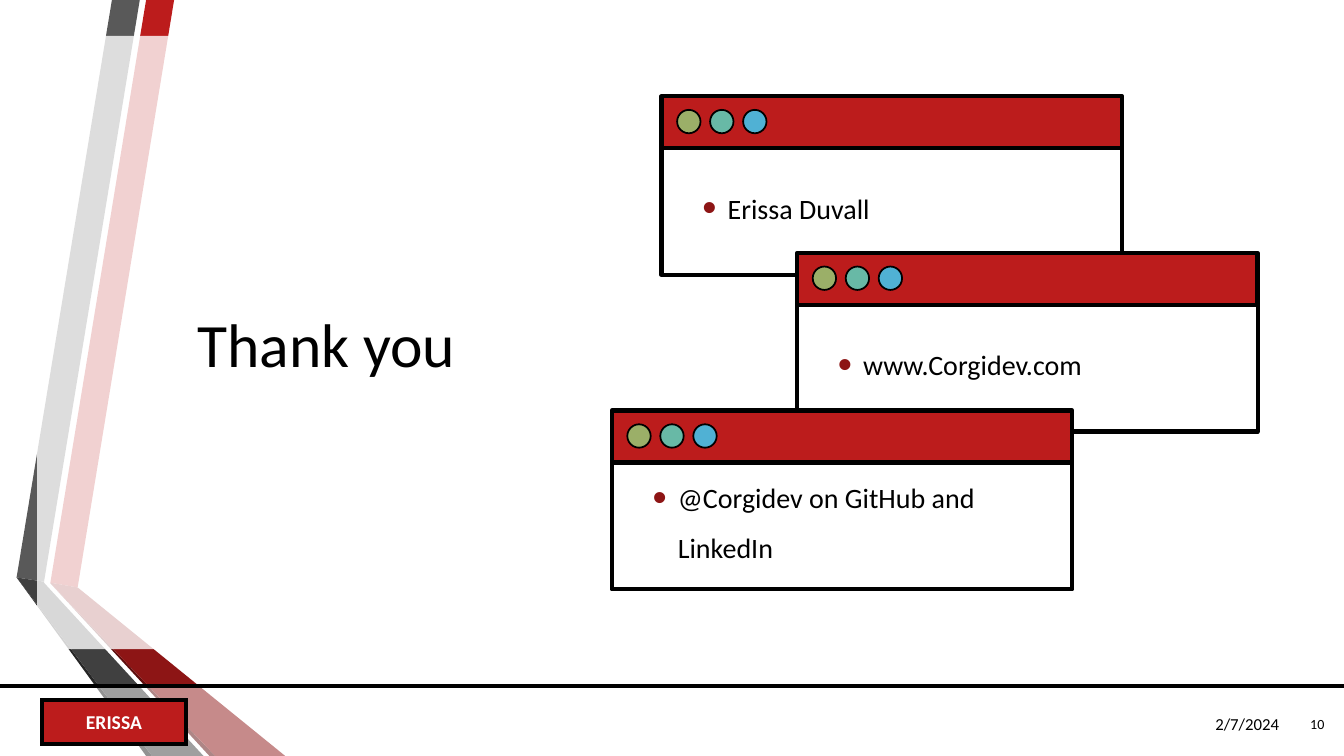
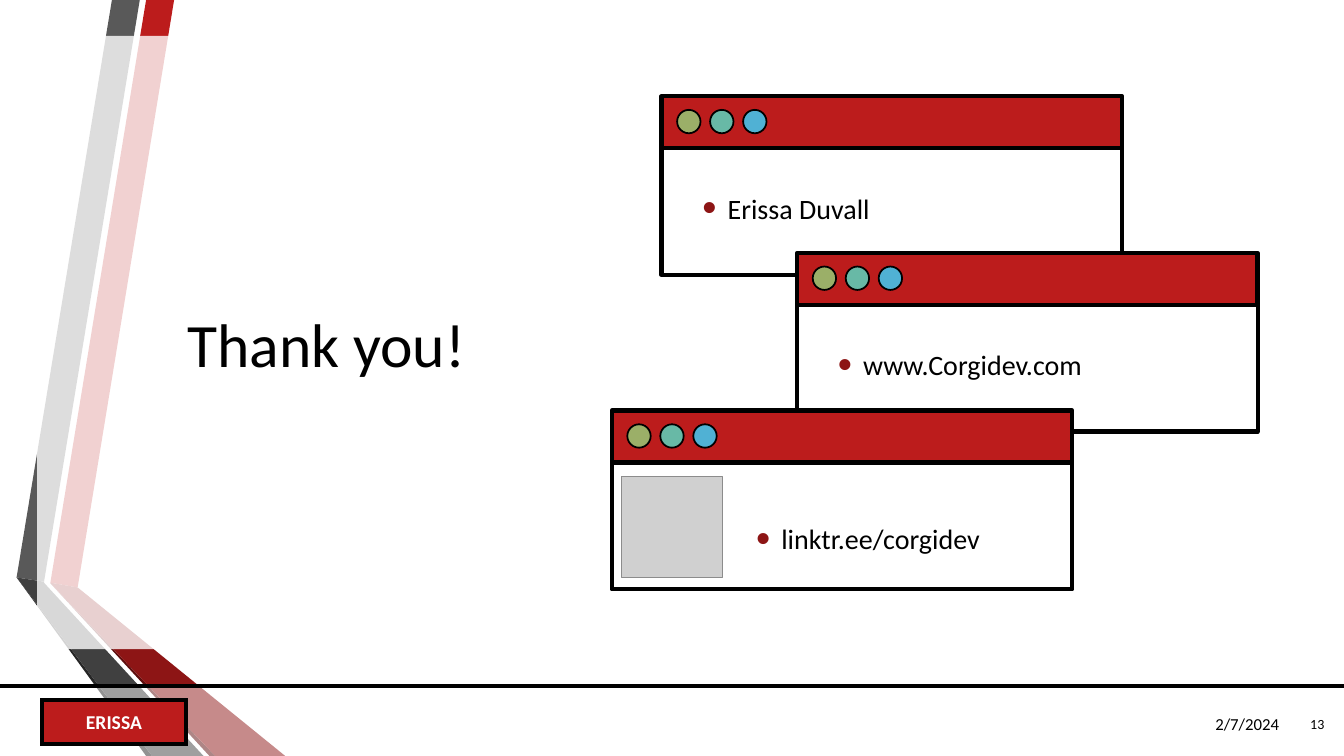
Before and after one commit to CorgiDev/A11y-Materials, a slide deck: slide 13 of Presentations/2024 Presentations/A11y 101 - Code Louisville.pptx (slide 10 before the commit). Drawn at 1344x756 pixels with LibreOffice and Linux fonts; fonts in the diff are those of the drawing; grey boxes stand for pictures; background and template pictures are left out. Boxes give left, top, right and bottom in pixels: in the first picture for what was removed or moved away, otherwise in the second. Text is boxed around its words. In the diff, an @@ line names an element or a change of style, - is before the commit and + after.

Commit message:
Updated my Code Lou presentation.

```diff
--- a/Presentations/2024 Presentations/A11y 101 - Code Louisville.pptx
+++ b/Presentations/2024 Presentations/A11y 101 - Code Louisville.pptx
@@ title at (x1=187, y1=324, x2=465, y2=377): text changed @@
-Thank you
+Thank you!
@@ picture added at (x1=622, y1=477, x2=723, y2=578) @@
@@ text removed at (x1=678, y1=488, x2=975, y2=559) @@
-• @Corgidev on GitHub and LinkedIn
@@ text added at (x1=781, y1=529, x2=979, y2=554), 20 pt, text #000000 @@
+• linktr.ee/corgidev
@@ page number at (x1=1310, y1=720, x2=1324, y2=729): text changed @@
-10
+13
```
Also in this commit, not shown: 3 slides added.
